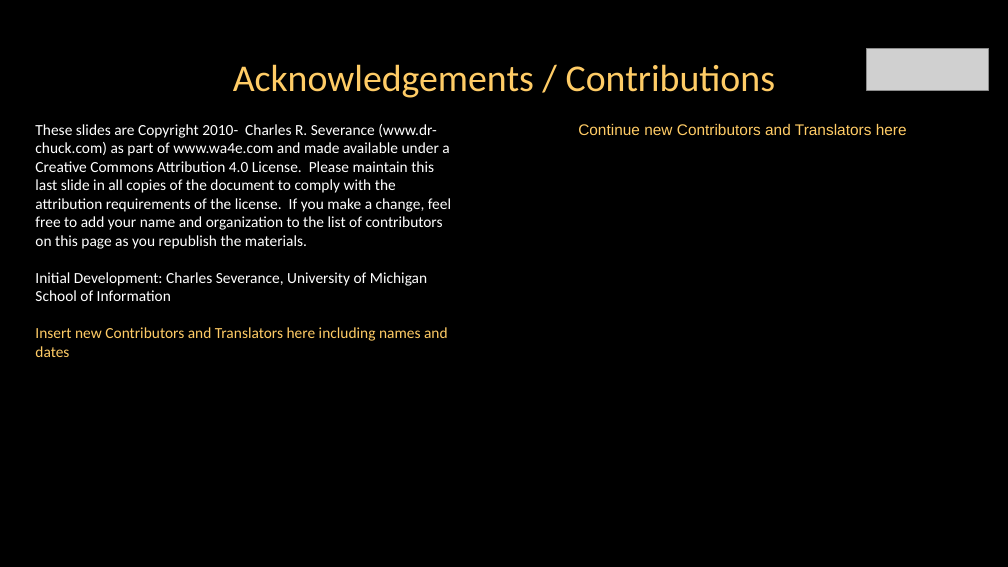
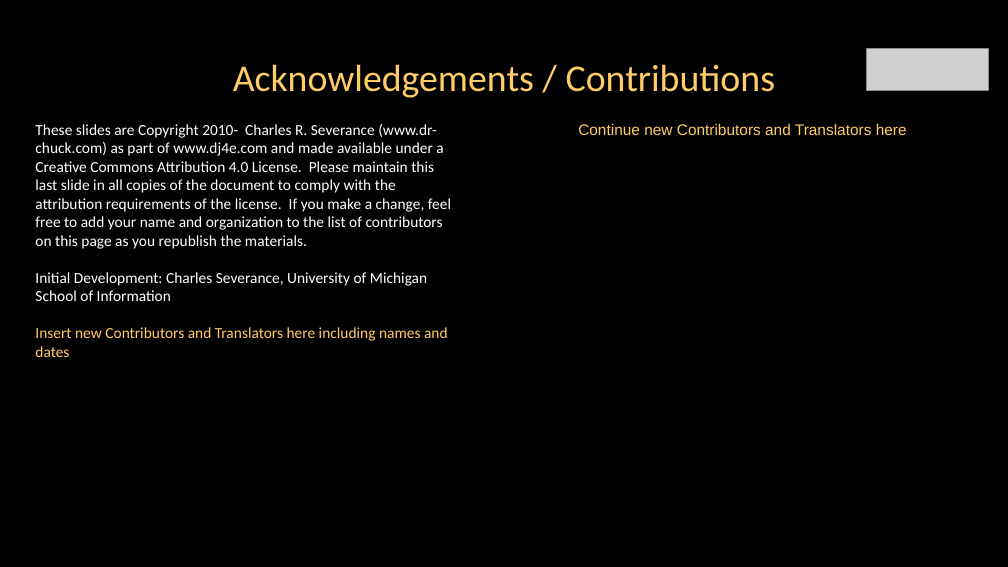
Before and after one commit to csev/dj4e, a slide deck: slide 30 of lectures/Web-02-HTML.ppt. Drawn at 1008x567 pixels with LibreOffice and Linux fonts; fonts in the diff are those of the drawing; grey boxes stand for pictures. Boxes give left, top, right and bottom in pixels: in the first picture for what was removed or moved away, otherwise in the second. Text is boxed around its words. In the diff, an @@ line names an element or a change of style, - is before the commit and + after.

```diff
--- a/lectures/Web-02-HTML.ppt
+++ b/lectures/Web-02-HTML.ppt
@@ text at (x1=35, y1=124, x2=451, y2=249): text changed @@
-These slides are Copyright 2010- Charles R. Severance (www.dr-chuck.com) as part of www.wa4e.com and made available under a Creative Commons Attribution 4.0 License. Please maintain this last slide in all copies of the document to comply with the attribution requirements of the license. If you make a change, feel free to add your name and organization to the list of contributors on this page as you republish the materials.
+These slides are Copyright 2010- Charles R. Severance (www.dr-chuck.com) as part of www.dj4e.com and made available under a Creative Commons Attribution 4.0 License. Please maintain this last slide in all copies of the document to comply with the attribution requirements of the license. If you make a change, feel free to add your name and organization to the list of contributors on this page as you republish the materials.
```
Also in this commit, not shown: 1 other slide changed, 22 other files.
